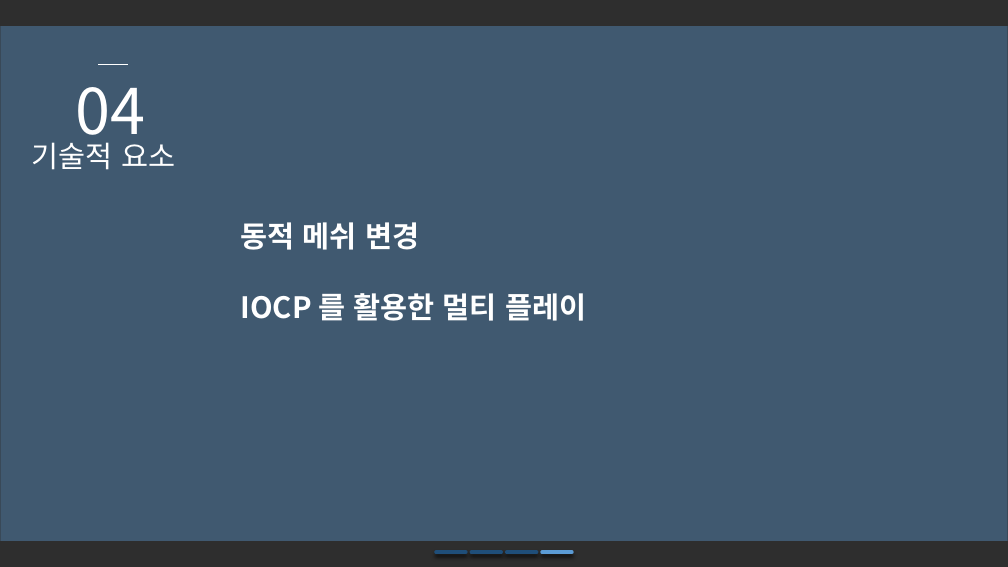
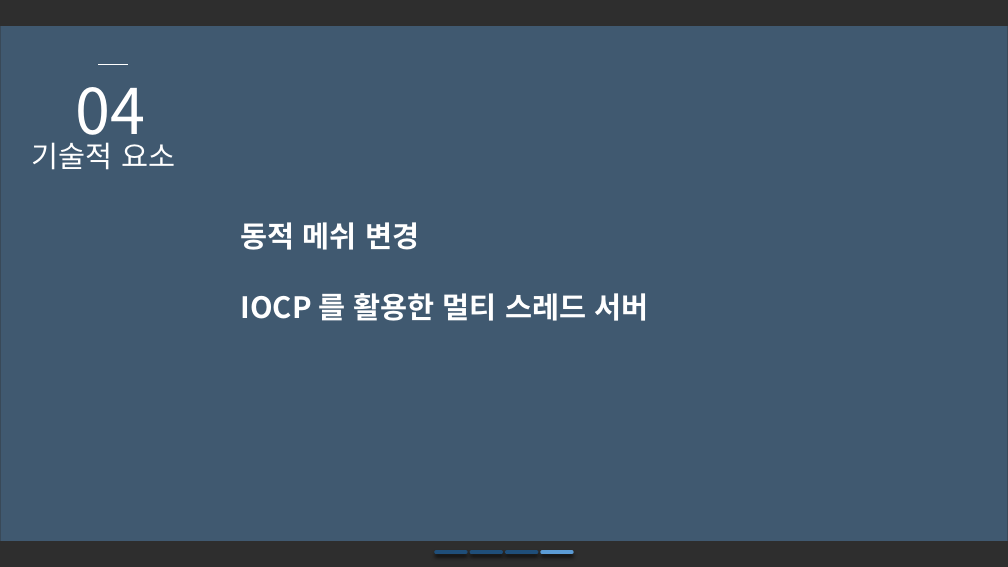
Before and after one commit to SuperTaeJun/GraduationWork, a slide deck: slide 15 of 졸업작품 제안서/졸업작품 제안서ver2.pptx. Drawn at 1008x567 pixels with LibreOffice and Linux fonts; fonts in the diff are those of the drawing; background and template pictures are left out; a plain dark background stands for a picture behind light text. Boxes give left, top, right and bottom in pixels: in the first picture for what was removed or moved away, otherwise in the second. Text is boxed around its words. In the diff, an @@ line names an element or a change of style, - is before the commit and + after.

```diff
--- a/졸업작품 제안서/졸업작품 제안서ver2.pptx
+++ b/졸업작품 제안서/졸업작품 제안서ver2.pptx
@@ text at (241,293,648,321): text changed @@
-IOCP 를 활용한 멀티 플레이
+IOCP 를 활용한 멀티 스레드 서버
```
Also in this commit, not shown: 2 other slides changed.
